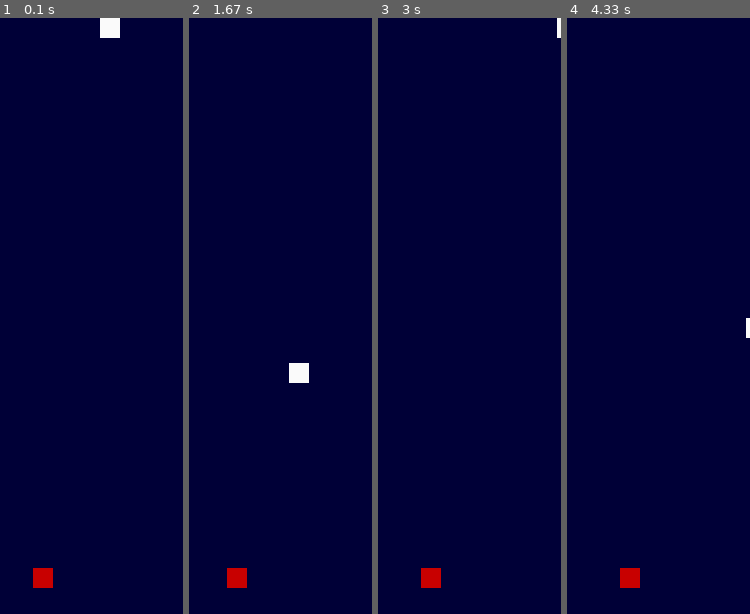
Above: before the commit, frames 1-4 (left to right).
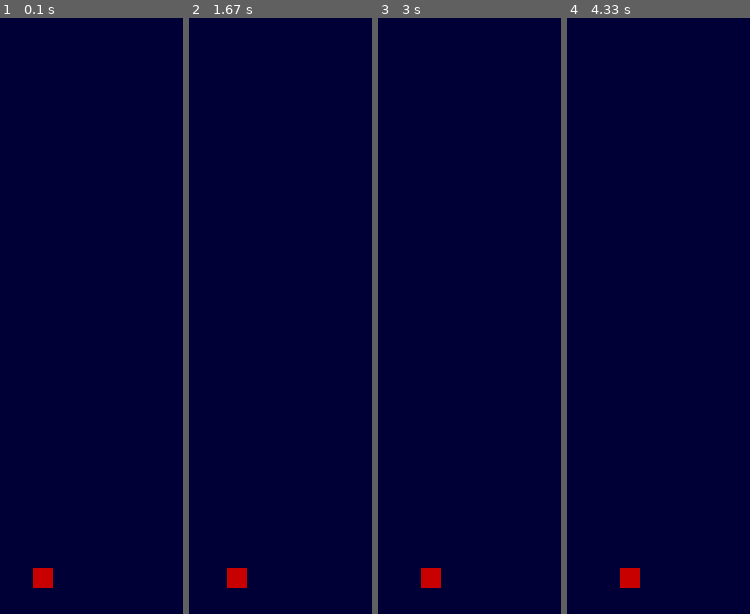
Above: after the commit, the same moments.

Repository: stealthness/PyGames
Game: pygame game, started from SimpleVerticalRunner/main.py
Same seed, same stepped clock (60 frames per second), same inputs: the game is played once before the commit and once after it.
Inputs:
- Up to frame 1 (0.1 s): no input
- Up to frame 2 (1.67 s): hold D 0.33-0.8 s; hold D 0.83-1.3 s; hold A from 1.33 s (still down)
- Up to frame 3 (3 s): release A at 1.87 s; hold A 1.9-2.3 s; hold D 2.33-2.97 s
- Up to frame 4 (4.33 s): hold A 3-3.47 s; hold D 3.5-3.97 s; hold D from 4 s (still down)

The runs differ from the first frame. In frame 1, 0.4% of the frame differs, in the area x 54-66%, y 0-4%; in frame 2, 0.4%; in frame 3, less than 0.1%; in frame 4, less than 0.1%.

Commit message:
working out the bugs

Diff:
--- a/SimpleVerticalRunner/main.py
+++ b/SimpleVerticalRunner/main.py
@@ -1,6 +1,8 @@
 import pygame
 import sys
-from playerClass import Player, Rock
+from playerClass import Player
+from objects import Rock
+from rockManager import RockManager
 
 # Initialise pygame
 pygame.init()
@@ -11,7 +13,9 @@
 
 PLAYER_WIDTH = 20
 player = Player()
-rock1 = Rock()
+rock1 = Rock(dy=5)
+rock1.dy = 5
+RockManager = RockManager()
 
 # Create the game window
 
@@ -62,10 +66,10 @@
     # move the player
     screen.fill(DARK_BLUE)
     player.draw(screen)
-    rock1.move(5)
-    rock1.draw(screen)
     if not rock1.update():
         rock1 = Rock()
+    rock1.draw(screen)
+    RockManager.update()
     # Update the display
 
     # check for collision
--- a/SimpleVerticalRunner/objects.py
+++ b/SimpleVerticalRunner/objects.py
@@ -1,24 +1,69 @@
+import random
+import pygame
+
 class GameObject:
 
-    def __init__(self, name, x, y):
+    def __init__(self, name, x = 0, y = 0, dx = 0, dy = 0):
         self.name = name
         self.x = x
         self.y = y
-        self.dx = 0
-        self.dy = 0
+        self.dx = dx
+        self.dy = dy
         self.active = True
+        self.debugMode = True
+        self.init_x = x
+        self.init_y = y
+        self.init_dx = dx
+        self.init_dy = dy
+
+    def __str__(self):
+        return f'{self.name}, isActive:{self.active} at {self.x},{self.y}, with speed dx:{self.dx}, dy:{self.dy}'
+
+    def update(self) -> bool:
+        if self.debugMode:
+            print(f'GO update:{self}')
+        if not self.active:
+            print(f'{self.name} not active: {self.active}')
+            return False
+        self.move(self.dx, self.dy)
+        return True
 
     def move(self, dx, dy):
-
+        if self.debugMode:
+            print(f'GO move: {self}, dx:{dx}, dy:{dy}')
         if self.active:
             self.x += dx
             self.y += dy
 
-    def Update(self) -> bool:
+    def reset(self):
+        self.x = self.init_x
+        self.y = self.init_y
+        self.dx = self.init_dx
+        self.dy = self.init_dy
+
+class Rock(GameObject):
+
+    def __init__(self, x = 150, y = -50, dx = 0, dy = 3):
+        super().__init__('rock', x, y)
+        x = random.randint(0,300)
+        self.width = 20
+        self.color = (250, 250, 250)
+        self.rect = pygame.Rect(x, y, self.width, self.width)
+        self.speed = 10
+
+    def update(self) -> bool:
+        if self.rect.y > 600:
+            self.active = False
+            return False
+        super().update()
+        return True
+
+    def move(self, dx, dy):
+        super().move(0, self.dy)
+
+    def draw(self, screen):
         if not self.active:
             return False
-        self.move(self.dx, self.dy)
-        return True
-
-    def __str__(self):
-        return f'{self.name} at {self.x},{self.y}'
+        else:
+            pygame.draw.rect(screen, self.color, self.rect)
+            return True
--- a/SimpleVerticalRunner/playerClass.py
+++ b/SimpleVerticalRunner/playerClass.py
@@ -41,37 +41,3 @@
         if not rock.active:
             return False
         return self.rect.colliderect(rock.rect)
-
-class Rock:
-
-    def __init__(self):
-        x = random.randint(0,300)
-        y = -20
-        self.width = 20
-        self.color = (250, 250, 250)
-        self.rect = pygame.Rect(x, y, self.width, self.width)
-        self.speed = 10
-        self.active = True
-
-    def update(self):
-        if not self.active:
-            return False
-        elif self.rect.y > 600:
-            self.active = False
-        else:
-            self.move(self.speed)
-            return True
-
-    def move(self, amount):
-        if not self.active:
-            return False
-        else:
-            self.rect.y += amount
-            return True
-
-    def draw(self, screen):
-        if not self.active:
-            return False
-        else:
-            pygame.draw.rect(screen, self.color, self.rect)
-            return True
--- /dev/null
+++ b/SimpleVerticalRunner/rockManager.py
@@ -0,0 +1,29 @@
+import pygame
+import random
+from objects import Rock
+
+class RockManager:
+
+    def __init__(self, rock_count = 5):
+        self.rock_count = rock_count
+        self.rocks = []
+        for i in range(rock_count):
+            self.rocks.append(Rock(f'rock{i}'))
+            self.rocks[i].active = False
+
+
+    def update(self):
+        if self.is_all_active():
+            return
+        if random.randint(0,100) < 5:
+            for rock in self.rocks:
+                if not rock.active:
+                    rock.reset()
+                    rock.active = True
+                    break
+
+    def is_all_active(self) -> bool:
+        for rock in self.rocks:
+            if not rock.active:
+                return False
+        return True
